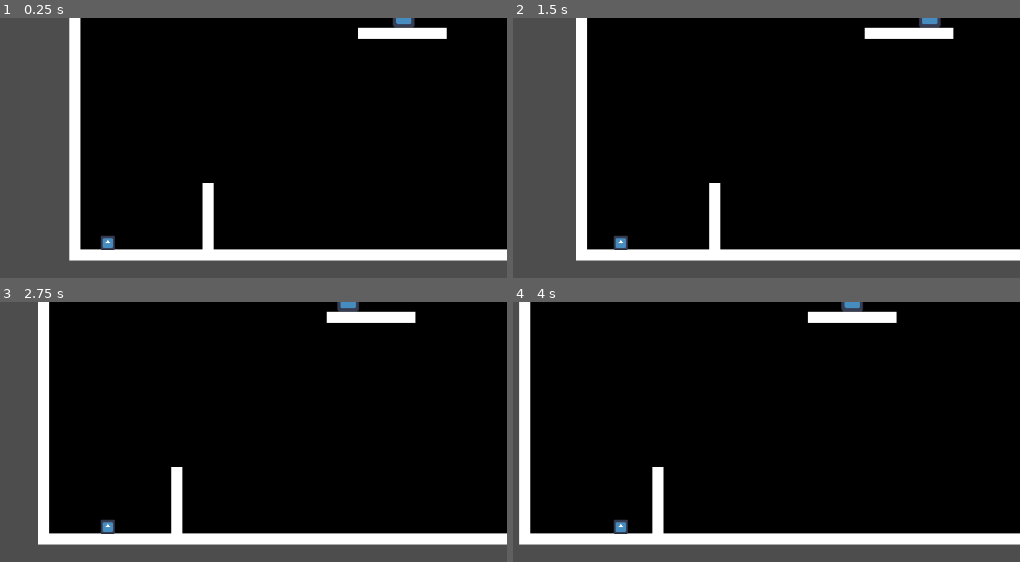
Above: before the commit, frames 1-4 (two rows, left to right).
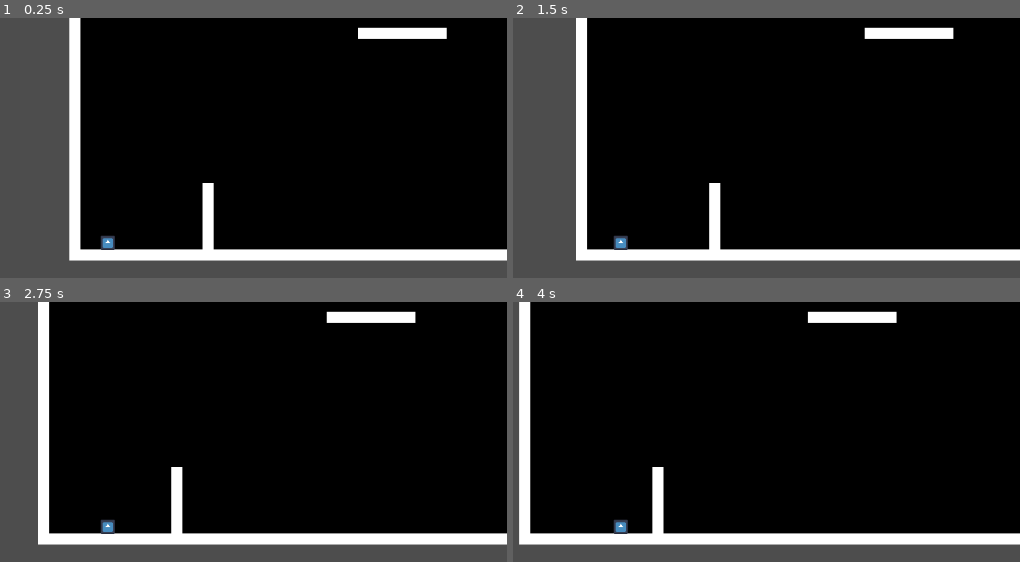
Above: after the commit, the same moments.

Repository: brianhall1313/tower_of_secrets
Game: Godot game, scene res://Resources/test_world.tscn
Two runs of this game, one before a commit and one after it. Both use one fixed random seed, a clock stepped at 60 frames per second and the inputs below. The project has no main scene, so this scene is started directly. The engine's default icon, where the game draws it, is replaced by a stand-in: a white triangle on a blue panel in a dark square.
Inputs:
- Up to frame 1 (0.25 s): no input
- Up to frame 2 (1.5 s): hold Right (move_right) from 0.53 s (still down); tap Z (attack) at 0.6, 1.35 s; tap Space (jump) at 0.77 s
- Up to frame 3 (2.75 s): tap Space (jump) at 1.52 s; release Right (move_right) at 2.03 s; hold Left (move_left) from 2.03 s (still down); tap Z (attack) at 2.1 s
- Up to frame 4 (4 s): release Left (move_left) at 2.78 s; hold Right (move_right) from 2.78 s (still down); tap Z (attack) at 2.85, 3.6 s; tap Space (jump) at 3.02, 3.77 s

The runs differ from the first frame. In frame 1, 0.2% of the frame differs, in the area x 77-82%, y 0-4%; in frame 2, 0.2%, in the area x 80-85%, y 0-4%; in frame 3, 0.2%; in frame 4, 0.2%.

Commit message:
monster can now attack

Diff:
--- a/Resources/test_world.tscn
+++ b/Resources/test_world.tscn
@@ -25,4 +25,4 @@
 position = Vector2(55, 597)
 
 [node name="monster" parent="." instance=ExtResource("3_7cjek")]
-position = Vector2(473, 267)
+position = Vector2(887, 602)
--- a/Scenes/monster.gd
+++ b/Scenes/monster.gd
@@ -6,27 +6,46 @@
 @onready var sight_line: RayCast2D = $sight_line
 @onready var left_collision: RayCast2D = $left_collision
 @onready var right_collision: RayCast2D = $right_collision
-
+#cooldown is for how there should be inbetween attacks
+@onready var attack_cooldown: Timer = $attack_cooldown
+#how long it takes for an attack to take
+@onready var attack_time: Timer = $attack_time
 
 @export var movement_data: PlayerMovementData
+
+#attack base
+@onready var melee_box = preload("res://Resources/attack_hit_area.tscn")
+
 # Get the gravity from the project settings to be synced with RigidBody nodes.
 var gravity = ProjectSettings.get_setting("physics/2d/default_gravity")
 var target:Node2D
 var direction:float = 0.0
 @export var last_direction:float = -1.0#defaults to left, but export so that monsters can have a different default if necessary.
 var patrolling:bool = true
+#for testing purposes 50, will make this a check eventually with a set of attack objects
+var attack_dir:Dictionary = {
+	"range":50.0,
+	"size":Vector2(100,100),
+	"time":3
+}
+
+
 func _ready() -> void:
 	health.setup(1,1)
 	health.connect("death",death)
 
 func _process(delta: float) -> void:
-	#if you
-	if target:
-		target_movement()
-	if patrolling:
-		patrol()
-	process_move(delta)
-	move_and_slide()
+	if attack_time.is_stopped():
+		if target:
+			if target_in_range() and attack_cooldown.is_stopped():
+				print("I should attack you!")
+				attack()
+			else:
+				target_movement()
+		if patrolling:
+			patrol()
+		process_move(delta)
+		move_and_slide()
 
 func process_move(delta:float) -> void:
 	handle_gravity(delta)
@@ -97,6 +116,21 @@
 	#death animation stuff
 	queue_free()
 
+func target_in_range() -> bool:
+	if target:
+		if position.distance_to(target.position) <= attack_dir["range"]:
+			return true
+	return false
+
+func attack() -> void:
+		attack_cooldown.start(15)
+		attack_time.start(attack_dir["time"])
+		print("attack time!")
+		var new:HitArea= melee_box.instantiate()
+		add_child(new)
+		new.global_position = global_position
+		new.setup(attack_dir["size"],attack_dir["time"],self,10)#shape,time,origin,damage
+		print("attack_launched")
 
 func _on_aggro_range_body_entered(body: Node2D) -> void:
 	if body.is_in_group("Player"):
--- a/Scenes/monster.tscn
+++ b/Scenes/monster.tscn
@@ -44,6 +44,12 @@
 [node name="aggro_timer" type="Timer" parent="."]
 one_shot = true
 
+[node name="attack_cooldown" type="Timer" parent="."]
+one_shot = true
+
+[node name="attack_time" type="Timer" parent="."]
+one_shot = true
+
 [node name="sight_line" type="RayCast2D" parent="."]
 
 [node name="left_collision" type="RayCast2D" parent="."]
--- a/Scenes/player.tscn
+++ b/Scenes/player.tscn
@@ -19,6 +19,7 @@
 }]
 
 [node name="player" type="CharacterBody2D" node_paths=PackedStringArray("health") groups=["Player"]]
+safe_margin = 0.1
 script = ExtResource("1_jjmsi")
 movement_data = ExtResource("2_imic3")
 health = NodePath("Health")
